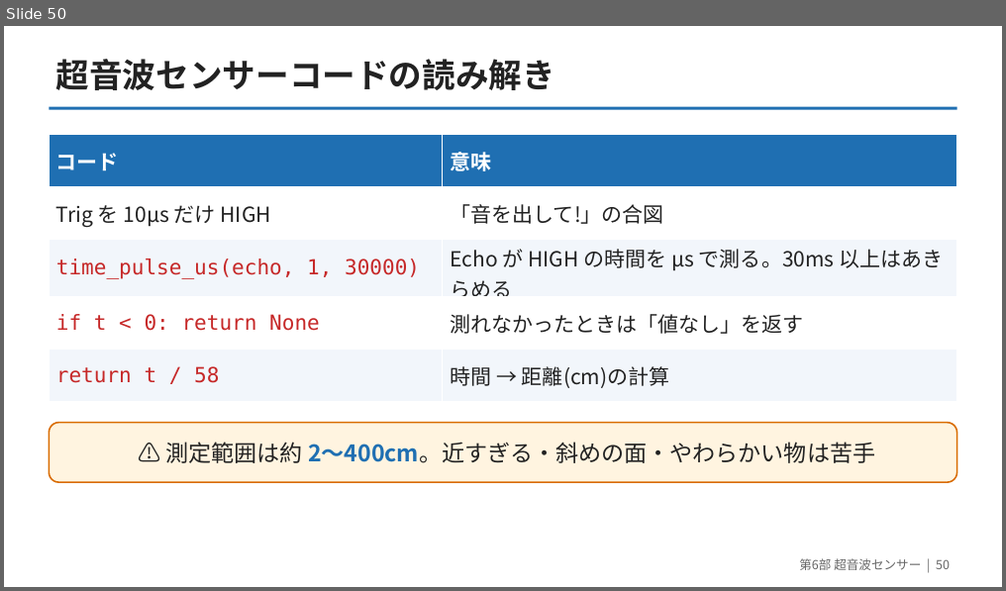
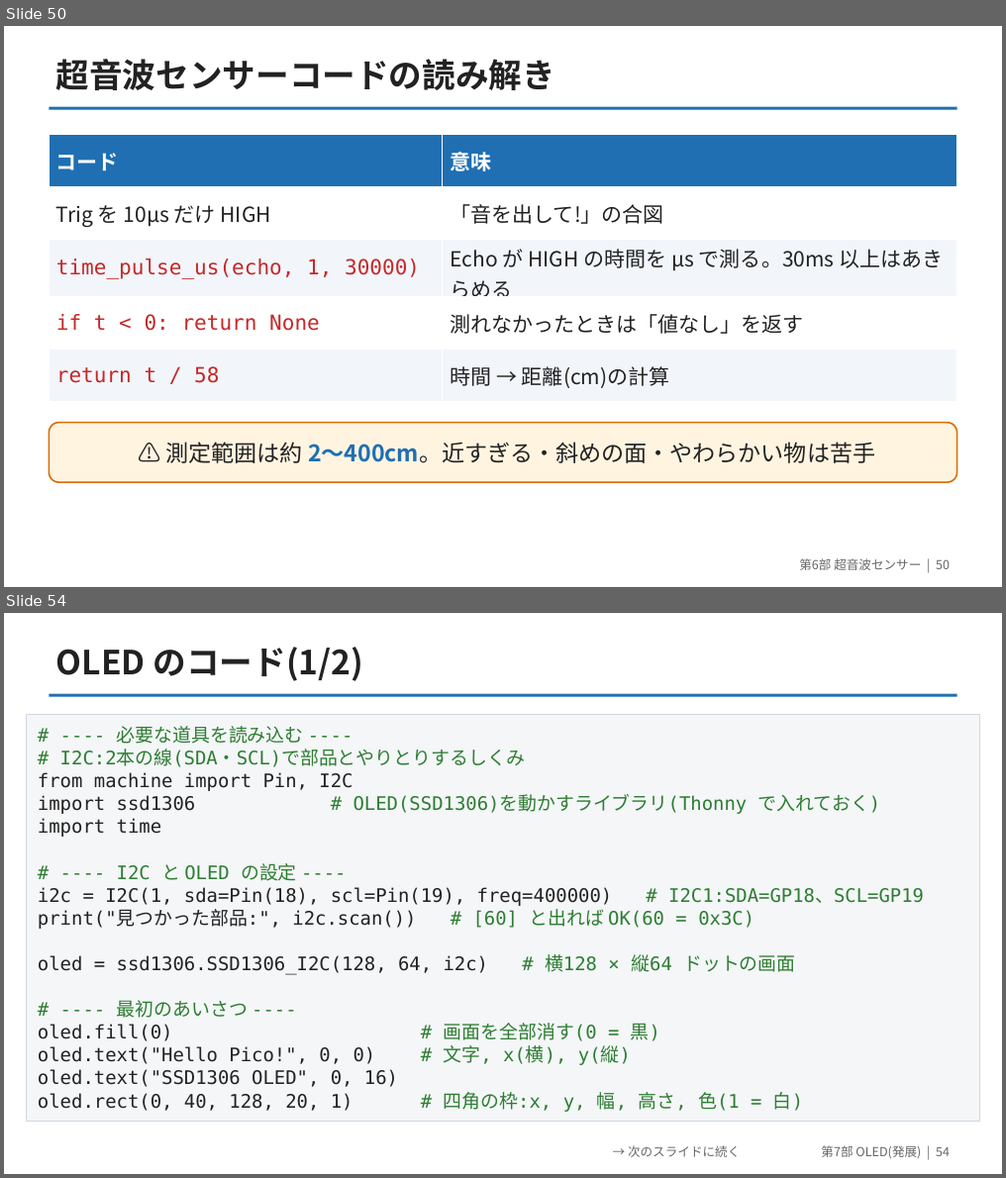
Before and after one commit to yuracode/isiot, a slide deck: slides/pico_sensor_intro.pptx. Shown one above the other, each under a label of ours: slide 50 before the commit, slides 50 and 54 after it; the slides between them are not shown. The pictures are 1006x591 and 1006x1178 pixels, drawn with LibreOffice and Linux fonts; fonts in the diff are those of the drawing. Boxes give left, top, right and bottom in pixels: in the first picture for what was removed or moved away, otherwise in the second. Text is boxed around its words. In the diff, an @@ line names an element or a change of style, - is before the commit and + after.

```diff
--- a/slides/pico_sensor_intro.pptx
+++ b/slides/pico_sensor_intro.pptx
@@ slide 54 added at <box>4,613,1002,1174</box>, background #FFFFFF @@
@@ text added at <box>56,647,363,681</box>, 32 pt, text #222222, bold @@
+OLED のコード(1/2)
@@ rectangle added at <box>49,694,957,697</box>, fill #1F6FB2 @@
@@ rectangle added at <box>27,714,979,1121</box>, fill #F4F6F8, outline #D0D7DE 1 pt @@
@@ text added at <box>38,726,924,1112</box>, 18 pt, text #222222 @@
+# ---- 必要な道具を読み込む ----
+# I2C:2本の線(SDA・SCL)で部品とやりとりするしくみ
+from machine import Pin, I2C
+import ssd1306 # OLED(SSD1306)を動かすライブラリ(Thonny で入れておく)
+import time
+# ---- I2C と OLED の設定 ----
+i2c = I2C(1, sda=Pin(18), scl=Pin(19), freq=400000) # I2C1:SDA=GP18、SCL=GP19
+print("見つかった部品:", i2c.scan()) # [60] と出れば OK(60 = 0x3C)
+oled = ssd1306.SSD1306_I2C(128, 64, i2c) # 横128 × 縦64 ドットの画面
+# ---- 最初のあいさつ ----
+oled.fill(0) # 画面を全部消す(0 = 黒)
+oled.text("Hello Pico!", 0, 0) # 文字, x(横), y(縦)
+oled.text("SSD1306 OLED", 0, 16)
+oled.rect(0, 40, 128, 20, 1) # 四角の枠:x, y, 幅, 高さ, 色(1 = 白)
@@ text added at <box>628,1146,740,1157</box>, 12 pt, text #666666 @@
+→ 次のスライドに続く
@@ text added at <box>821,1146,949,1158</box>, 12 pt, text #666666 @@
+第7部 OLED(発展) | 54
```
Also in this commit, not shown: 2 slides changed, 5 other slides added, 13 other files.
